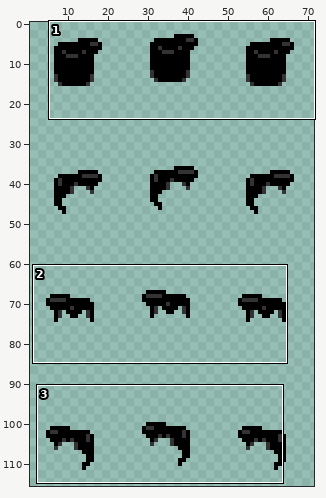
One commit to this sprite sheet: sprite/outfit/hair/PNG/48x64_scale/hair-002-black.png. Above, an overview of the earlier version with the close-up marked.
Close-up. As it was:
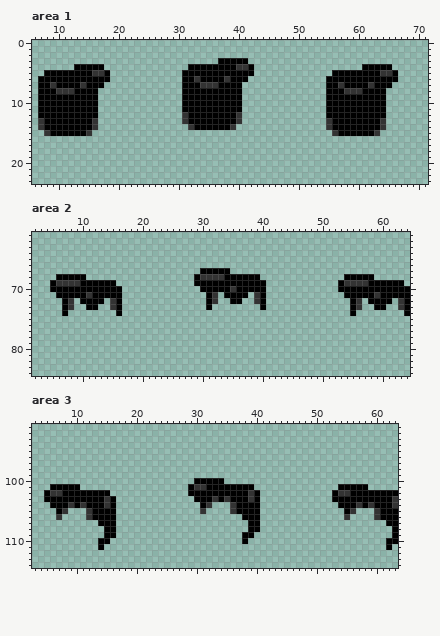
The file is 144x256 pixels, drawn in blocks of 2x2; one block is one cell here. Shown: area 1: x 6..71, y 0..23; area 2: x 2..64, y 61..84; area 3: x 3..63, y 91..114. The wide view leaves out empty margins. The commit also changed other parts of the picture, which this record leaves out.
The same view after the edit:
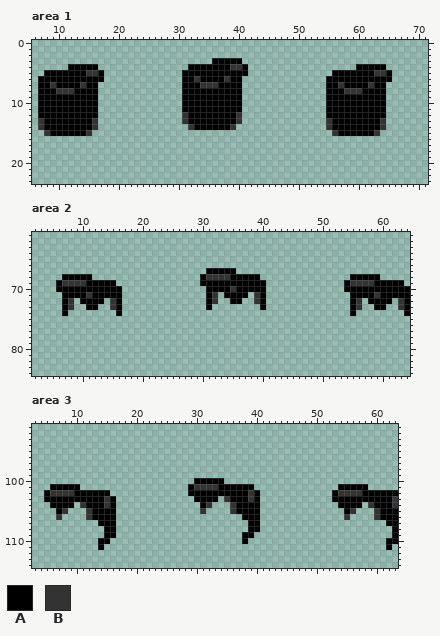
Palette (. is transparent): A #000000  B #333333
What changed:
--- area 1
@@ x 6..71 @@
  2 ..................................................................
- 3 ...............................AAAAA..............................
- 4 .......AAAAA..............AAAAAAAABBA..................AAAAA......
- 5 ..AAAAAAAABBA............AAAAAAAAAAAA.............AAAAAAAABBA.....
- 6 .AAAAAAAAAAAA............AABAAAABAAA.............AAAAAAAAAAAA.....
- 7 .AABAAAABAAA.............AAABBBAAAA..............AABAAAABAAA......
+ 3 ..............................AAAAA...............................
+ 4 ......AAAAA...............AAAAAAABBA..................AAAAA.......
+ 5 ..AAAAAAABBA.............AAAAAAAAAAA..............AAAAAAABBA......
+ 6 .AAAAAAAAAAA.............AABAAAABAA..............AAAAAAAAAAA......
+ 7 .AABAAAABAA..............AAABBBAAAA..............AABAAAABAA.......
  8 .AAABBBAAAA..............AAAAAAAAAA..............AAABBBAAAA.......
--- area 2
@@ x 2..64 @@
 66 ...............................................................
-67 ............................AAAAA..............................
-68 ....AAAAA..................ABBBBAAAAAA..............AAAAA......
-69 ...ABBBBAAAAAA.............AAAAAAAAAAAA............ABBBBAAAAAA.
-70 ...AAAAAAAAAAAA.............AAAAABAAAAA............AAAAAAAAAAAA
-71 ....AAAAABAAAAA..............AB.AAAA.BA.............AAAAABAAAAA
+67 .............................AAAAA.............................
+68 .....AAAAA..................ABBBBAAAAA...............AAAAA.....
+69 ....ABBBBAAAAA..............AAAAAAAAAAA.............ABBBBAAAAA.
+70 ....AAAAAAAAAAA..............AAAABAAAAA.............AAAAAAAAAAA
+71 .....AAAABAAAAA..............AB.AAAA.BA..............AAAABAAAAA
 72 .....AB.AAAA.BA..............AB..AA..BA..............AB.AAAA.BA
--- area 3
@@ x 3..63 @@
 100 ...........................AAAAA.............................
-101 ...AAAAA..................ABBAAAAAAAA..............AAAAA.....
-102 ..ABBAAAAAAAA.............AAAAAAAAAABA............ABBAAAAAAAA
-103 ..AAAAAAAAAABA.............AAABABAAABA............AAAAAAAAAAB
-104 ...AAABABAAABA..............AB...BAAAA.............AAABABAAAB
+101 ...AAAAA..................ABBBBAAAAAA..............AAAAA.....
+102 ..ABBBBAAAAAA.............AAAAAAAAAABA............ABBBBAAAAAA
+103 ..AAAAAAAAAABA.............AAAA.BAAABA............AAAAAAAAAAB
+104 ...AAAA.BAAABA..............AB...BAAAA.............AAAA.BAAAB
 105 ....AB...BAAAA..............B....BAAAA..............AB...BAAA
